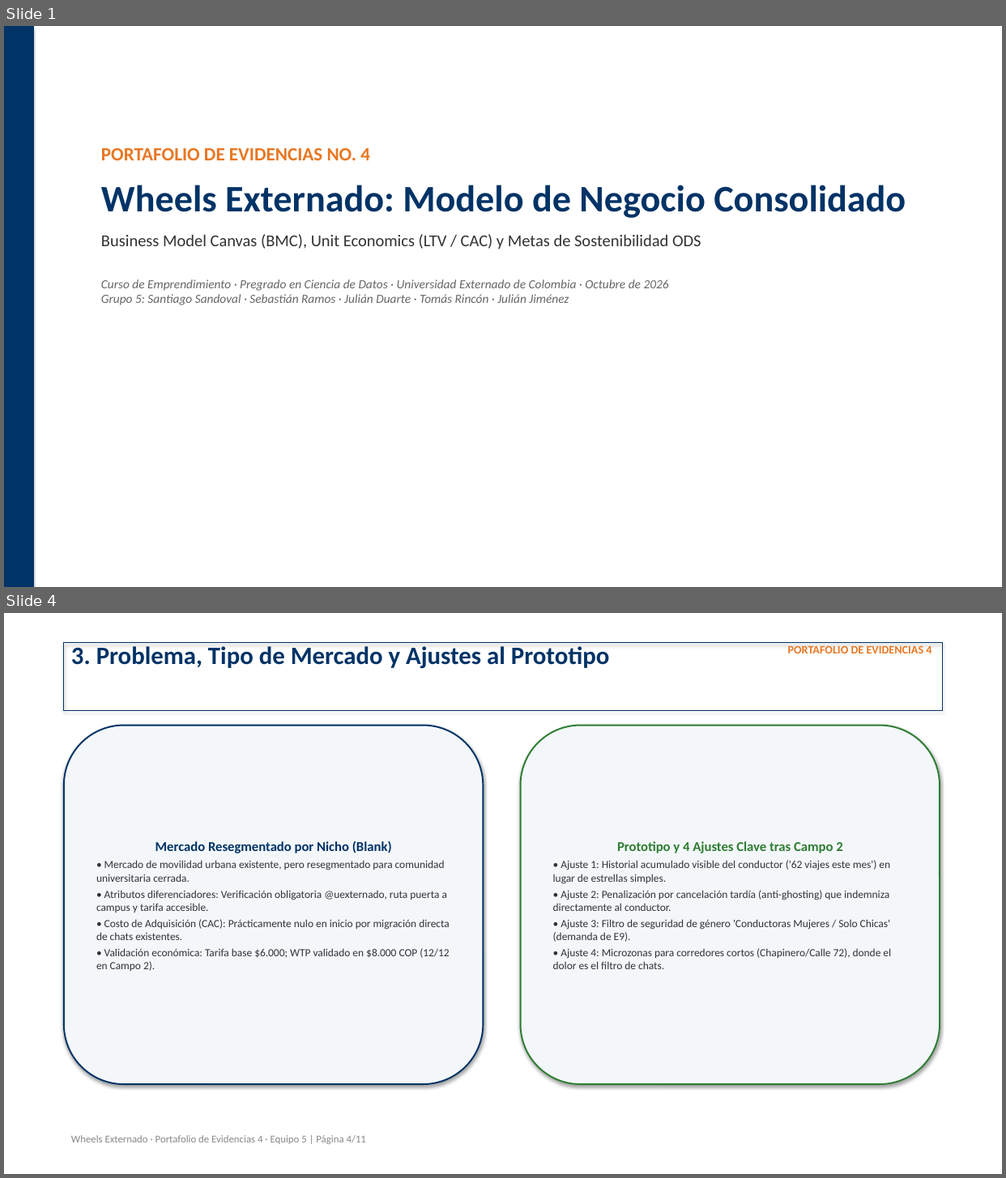
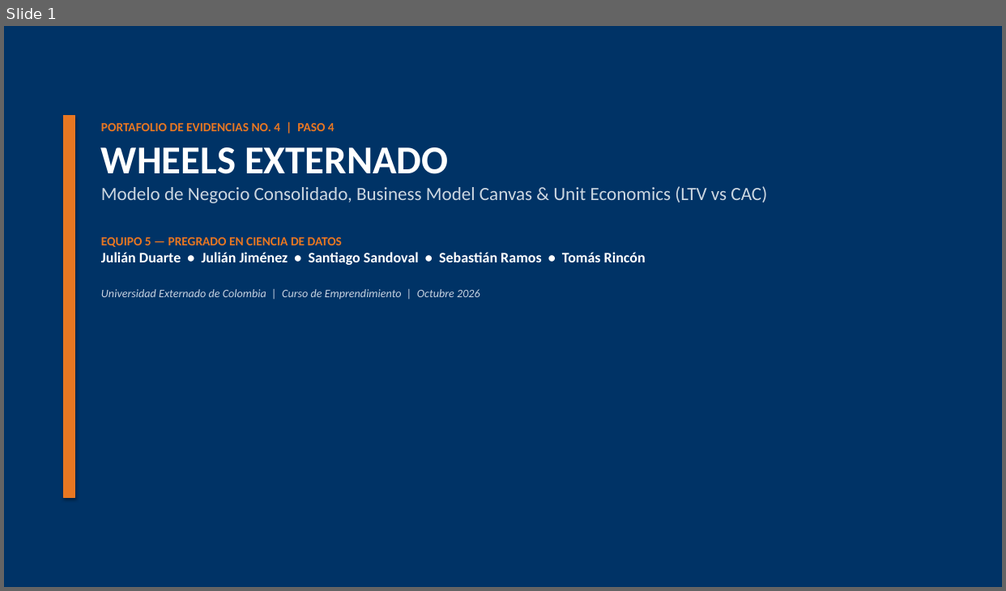
Before and after one commit to Juliand10x/Emprendimiento, a slide deck: 01_Proyecto_Wheels_Externado/Portafolio_de_Evidencias_4/Entregables/Portafolio de evidencias 4 - Equipo 5 - Presentación.pptx. Shown one above the other, each under a label of ours: slides 1 and 4 before the commit, slide 1 after it; the slides between them are not shown. The pictures are 1006x1178 and 1006x591 pixels, drawn with LibreOffice and Linux fonts; fonts in the diff are those of the drawing. Boxes give left, top, right and bottom in pixels: in the first picture for what was removed or moved away, otherwise in the second. Text is boxed around its words. In the diff, an @@ line names an element or a change of style, - is before the commit and + after.

Commit message:
feat(Portafolio 4): Rediseñar presentación ejecutiva PPTX (14 slides) y estructurar Excel LTV/CAC sustentado y justificado con datos de campo

```diff
--- a/01_Proyecto_Wheels_Externado/Portafolio_de_Evidencias_4/Entregables/Portafolio de evidencias 4 - Equipo 5 - Presentación.pptx
+++ b/01_Proyecto_Wheels_Externado/Portafolio_de_Evidencias_4/Entregables/Portafolio de evidencias 4 - Equipo 5 - Presentación.pptx
@@ slide 4 removed at (4, 613, 1002, 1174), background #FFFFFF @@
@@ rectangle removed at (64, 643, 942, 710) @@
@@ text removed at (71, 646, 610, 668) @@
-3. Problema, Tipo de Mercado y Ajustes al Prototipo
@@ text removed at (788, 645, 931, 653) @@
-PORTAFOLIO DE EVIDENCIAS 4
@@ rounded rectangle removed at (64, 726, 484, 1084) @@
-Mercado Resegmentado por Nicho (Blank)
-• Mercado de movilidad urbana existente, pero resegmentado para comunidad universitaria cerrada.
-• Atributos diferenciadores: Verificación obligatoria @uexternado, ruta puerta a campus y tarifa accesible.
-• Costo de Adquisición (CAC): Prácticamente nulo en inicio por migración directa de chats existentes.
-• Validación económica: Tarifa base $6.000; WTP validado en $8.000 COP (12/12 en Campo 2).
@@ rounded rectangle removed at (521, 726, 940, 1084) @@
-Prototipo y 4 Ajustes Clave tras Campo 2
-• Ajuste 1: Historial acumulado visible del conductor ('62 viajes este mes') en lugar de estrellas simples.
-• Ajuste 2: Penalización por cancelación tardía (anti-ghosting) que indemniza directamente al conductor.
-• Ajuste 3: Filtro de seguridad de género 'Conductoras Mujeres / Solo Chicas' (demanda de E9).
-• Ajuste 4: Microzonas para corredores cortos (Chapinero/Calle 72), donde el dolor es el filtro de chats.
@@ text removed at (71, 1135, 366, 1144) @@
-Wheels Externado · Portafolio de Evidencias 4 · Equipo 5 | Página 4/11
@@ slide 1 changed as well @@
@@ rectangle added at (4, 26, 1002, 587), fill #003366, outline #003366 0.75 pt @@
@@ rectangle: place and size @@
-rectangle at (4, 26, 34, 587)
+rectangle at (64, 116, 75, 497)
@@ rectangle at (64, 116, 75, 497): fill #003366 to #E87722; outline none to #E87722 0.75 pt @@
@@ text at (101, 123, 767, 300): text changed; size 12 to 18 pt; text colour #666666 to #FFFFFF; bold on; italic off @@
-PORTAFOLIO DE EVIDENCIAS NO. 4
-Wheels Externado: Modelo de Negocio Consolidado
-Business Model Canvas (BMC), Unit Economics (LTV / CAC) y Metas de Sostenibilidad ODS
-Curso de Emprendimiento · Pregrado en Ciencia de Datos · Universidad Externado de Colombia · Octubre de 2026
-Grupo 5: Santiago Sandoval · Sebastián Ramos · Julián Duarte · Tomás Rincón · Julián Jiménez
+PORTAFOLIO DE EVIDENCIAS NO. 4 | PASO 4
+WHEELS EXTERNADO
+Modelo de Negocio Consolidado, Business Model Canvas & Unit Economics (LTV vs CAC)
+EQUIPO 5 — PREGRADO EN CIENCIA DE DATOS
+Julián Duarte • Julián Jiménez • Santiago Sandoval • Sebastián Ramos • Tomás Rincón
+Universidad Externado de Colombia | Curso de Emprendimiento | Octubre 2026
```
Also in this commit, not shown: 1 other slide changed, 12 slides added, 8 other slides removed, 1 other file.
